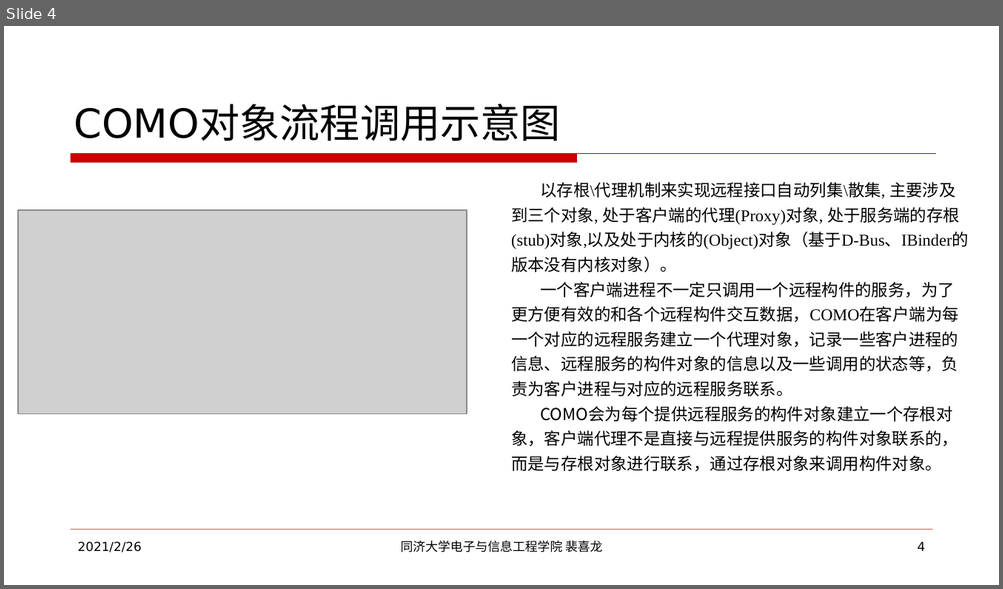
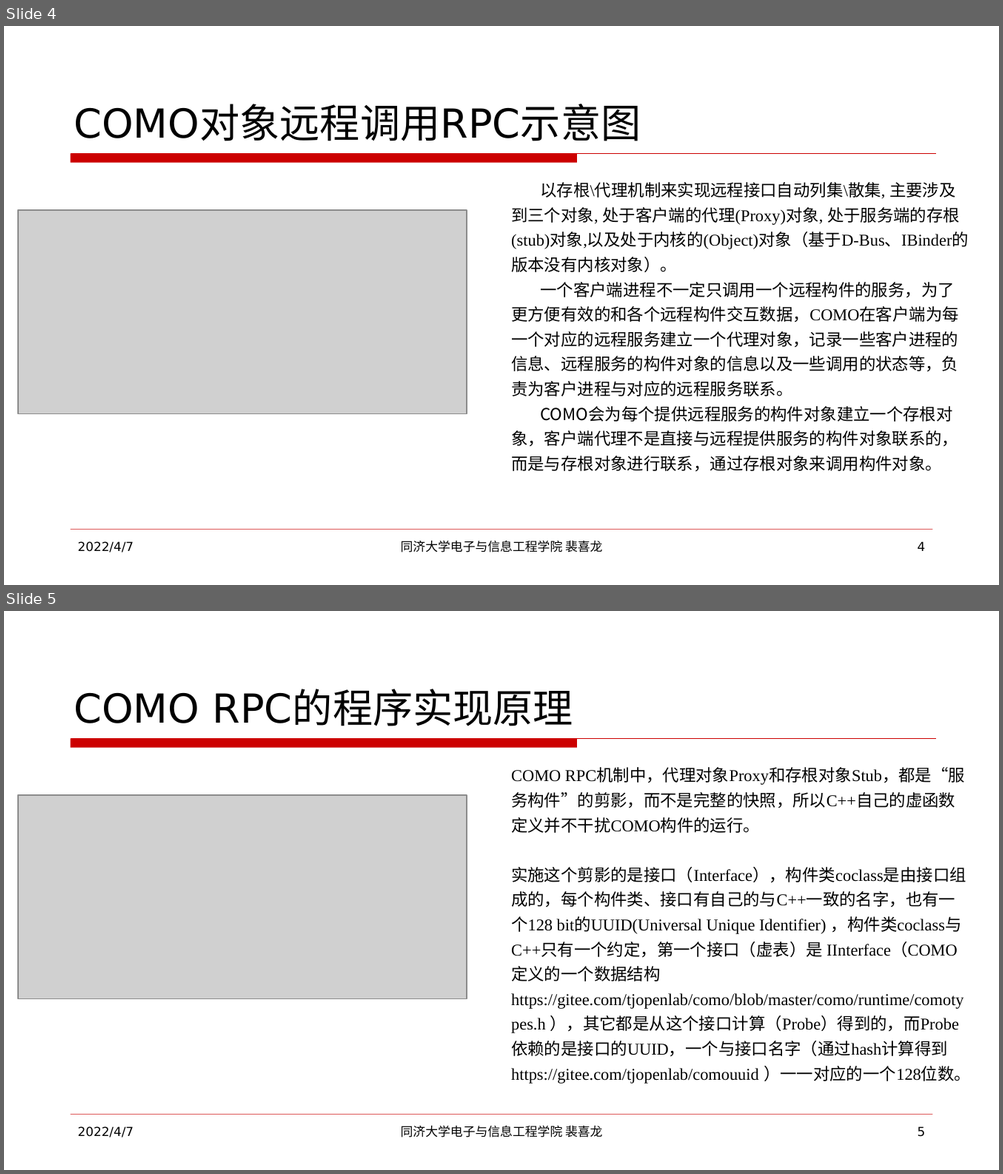
Before and after one commit to XilongPei/como-grammar-manual, a slide deck: COMO远程过程调用RPC/COMO远程过程调用RPC原理.pptx. Shown one above the other, each under a label of ours: slide 4 before the commit, slides 4 and 5 after it. The pictures are 1003x589 and 1003x1174 pixels, drawn with LibreOffice and Linux fonts; fonts in the diff are those of the drawing; grey boxes stand for pictures. Boxes give left, top, right and bottom in pixels: in the first picture for what was removed or moved away, otherwise in the second. Text is boxed around its words. In the diff, an @@ line names an element or a change of style, - is before the commit and + after.

```diff
--- a/COMO远程过程调用RPC/COMO远程过程调用RPC原理.pptx
+++ b/COMO远程过程调用RPC/COMO远程过程调用RPC原理.pptx
@@ slide 5 added at (4, 611, 999, 1170), background #FFFFFF; not listed: 2 template elements that a slide beside it also shows @@
@@ title added at (74, 690, 573, 726), 29 pt, text #000000 @@
+COMO RPC的程序实现原理
@@ text added at (511, 769, 970, 1084), 12 pt, text #000000 @@
+COMO RPC机制中，代理对象Proxy和存根对象Stub，都是“服务构件”的剪影，而不是完整的快照，所以C++自己的虚函数定义并不干扰COMO构件的运行。
+实施这个剪影的是接口（Interface），构件类coclass是由接口组成的，每个构件类、接口有自己的与C++一致的名字，也有一个128 bit的UUID(Universal Unique Identifier) ，构件类coclass与C++只有一个约定，第一个接口（虚表）是 IInterface（COMO定义的一个数据结构 https://gitee.com/tjopenlab/como/blob/master/como/runtime/comotypes.h ），其它都是从这个接口计算（Probe）得到的，而Probe依赖的是接口的UUID，一个与接口名字（通过hash计算得到 https://gitee.com/tjopenlab/comouuid ）一一对应的一个128位数。
@@ picture added at (18, 795, 466, 999) @@
@@ text added at (78, 1127, 134, 1138), 9 pt, text #000000 @@
+2022/4/7
@@ text added at (401, 1125, 602, 1138), 9 pt, text #000000 @@
+同济大学电子与信息工程学院 裴喜龙
@@ page number added at (917, 1127, 925, 1137), 9 pt, text #000000 @@
+5
@@ slide 4 changed as well @@
@@ title at (74, 105, 641, 141): text changed @@
-COMO对象流程调用示意图
+COMO对象远程调用RPC示意图
@@ text at (78, 542, 134, 553): text changed @@
-2021/2/26
+2022/4/7
```
Also in this commit, not shown: 22 other slides changed, 1 other file.
